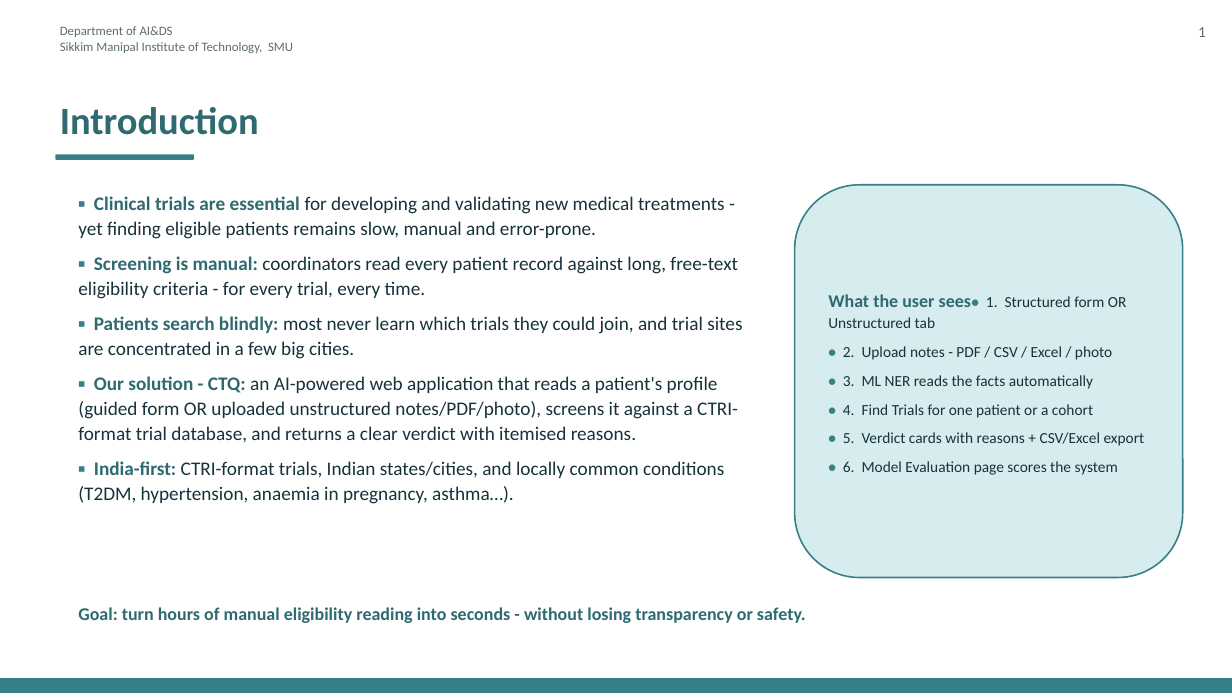
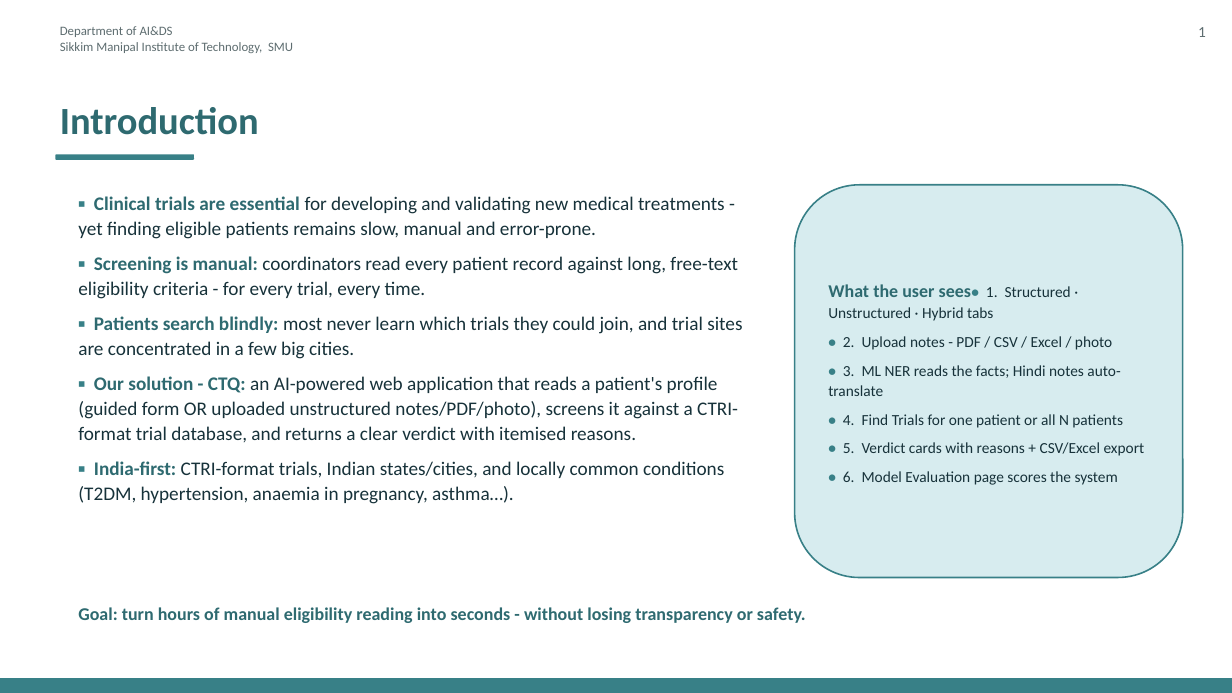
Before and after one commit to PragyaJ23/CTQ, a slide deck: slide 3 of CTQ_Presentation.pptx. Drawn at 1232x693 pixels with LibreOffice and Linux fonts; fonts in the diff are those of the drawing. Boxes give left, top, right and bottom in pixels: in the first picture for what was removed or moved away, otherwise in the second. Text is boxed around its words. In the diff, an @@ line names an element or a change of style, - is before the commit and + after.

```diff
--- a/CTQ_Presentation.pptx
+++ b/CTQ_Presentation.pptx
@@ text in rounded rectangle at [828,284,1071,321]: text changed @@
-What the user sees• 1. Structured form OR Unstructured tab
+What the user sees• 1. Structured · Unstructured · Hybrid tabs
@@ text in rounded rectangle at [828,365,1123,428]: text changed @@
-• 3. ML NER reads the facts automatically
-• 4. Find Trials for one patient or a cohort
+• 3. ML NER reads the facts; Hindi notes auto-translate
+• 4. Find Trials for one patient or all N patients
```
Also in this commit, not shown: 9 other slides changed, 31 other files.
